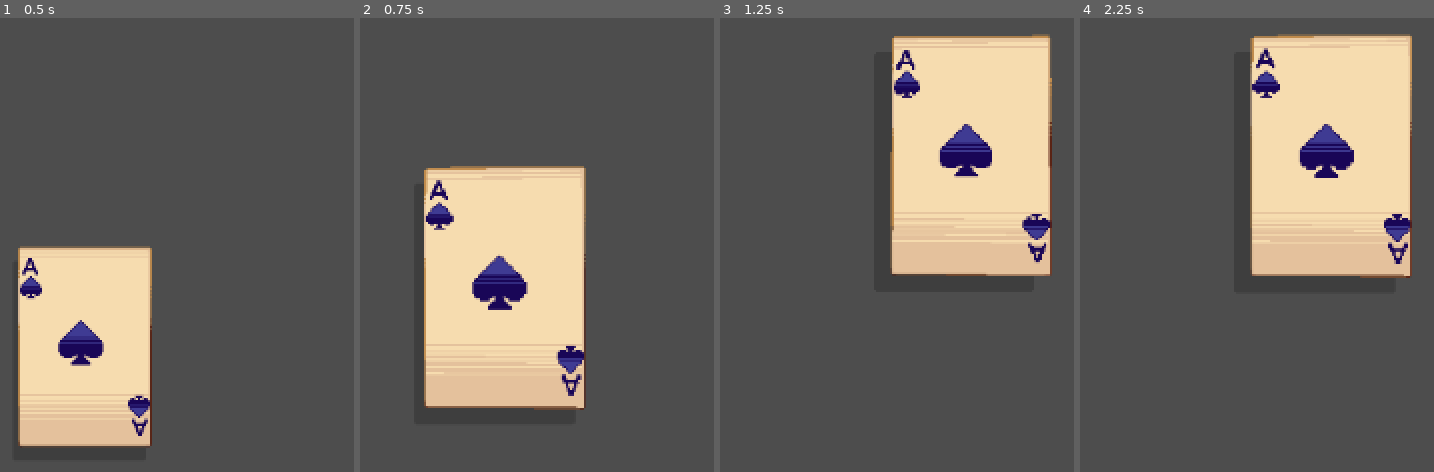
Above: before the commit, frames 1-4 (left to right).
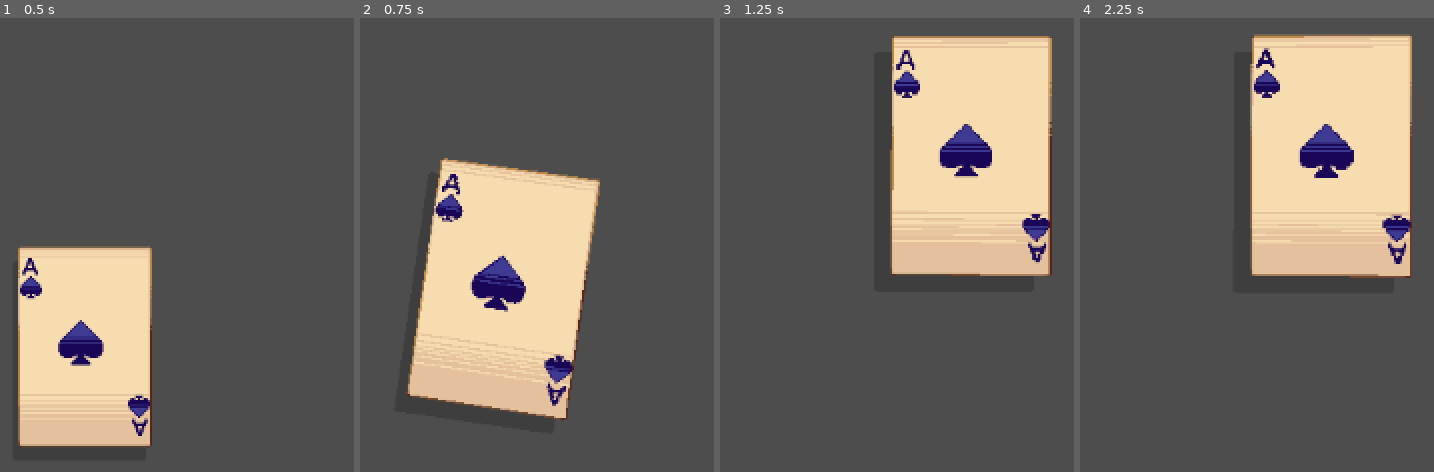
Above: after the commit, the same moments.

Repository: woliveira82/godot-card-game-effects
Game: Godot game, scene res://scenes/table.tscn
The game is run twice, just before and just after one commit, with the same random seed, the same clock (stepped at 60 frames per second) and the same inputs.
Inputs (mouse positions are in pixels of both pictures, inside the frame that each line leads up to):
- Up to frame 1 (0.5 s): no input
- Up to frame 2 (0.75 s): tap Enter at 0.5 s; drag from (444, 344) to (604, 149) at 0.52 s
- Up to frame 3 (1.25 s): no input
- Up to frame 4 (2.25 s): drag from (outside the picture) to (outside the picture) at 1.27 s; tap Space at 2 s; move the mouse to (1324, 149) at 2.02 s; click (1324, 149) at 2.17 s

Frame 1 is identical in both runs. In frame 2, 6.6% of the frame differs, in the area x 12-68%, y 30-89%; in frame 3, 0.6%; in frame 4, 0.4%.

Commit message:
feat: add drag rotation

Diff:
--- a/scenes/card/card.gd
+++ b/scenes/card/card.gd
@@ -1,4 +1,6 @@
 extends Control
+
+const max_rot_angle: float = 15.0
 
 var mouse_hover: bool = false
 var mouse_drag: bool = false
@@ -6,21 +8,31 @@
 var angle_y_max: float = 0.01
 var max_offset_shadow: float = 30.0
 
-var tween_rot: Tween
+var last_pos: Vector2
+var spring: float = 150.0
+var damp: float = 10.0
+var velocity_multiplier: float = 2.0
+var displacement: float = 0.0
+var oscillator_velocity: float = 0.0
+
+var tween_hover: Tween
 var tween_handle: Tween
-var tween_hover: Tween
+var tween_scale: Tween
+var tween_rotation: Tween
 
 @onready var card_texture = $CardTexture
 @onready var shadow = $Shadow
 
 
-func _process(_delta):
-	if mouse_hover: _rotate_card()
-	if mouse_drag: _drag_card()
+func _process(delta: float):
+	_tilt_card()
+	_drag_card(delta)
 	_handle_shadow()
 
 
-func _rotate_card():
+func _tilt_card():
+	if not mouse_hover: return
+
 	var mouse_pos: Vector2 = get_local_mouse_position()
 	var diff: Vector2 = mouse_pos
 
@@ -34,41 +46,57 @@
 	card_texture.material.set_shader_parameter("y_rot", rot_x)
 
 
-func _rotate_card_back():
-	if tween_rot and tween_rot.is_running():
-		tween_rot.kill()
+func _tilt_card_back():
+	if tween_hover and tween_hover.is_running():
+		tween_hover.kill()
 
-	tween_rot = create_tween().set_ease(Tween.EASE_OUT).set_trans(Tween.TRANS_BACK).set_parallel(true)
-	tween_rot.tween_property(card_texture.material, "shader_parameter/x_rot", 0.0, 0.5)
-	tween_rot.tween_property(card_texture.material, "shader_parameter/y_rot", 0.0, 0.5)
+	tween_hover = create_tween().set_ease(Tween.EASE_OUT).set_trans(Tween.TRANS_BACK).set_parallel(true)
+	tween_hover.tween_property(card_texture.material, "shader_parameter/x_rot", 0.0, 0.5)
+	tween_hover.tween_property(card_texture.material, "shader_parameter/y_rot", 0.0, 0.5)
 
 
-func _drag_card():
-	var mouse_pos: Vector2 = get_global_mouse_position()
-	global_position = mouse_pos
+func _drag_card(delta: float):
+	if not mouse_drag: return
+
+	global_position = get_global_mouse_position()
+
+	var velocity = (position - last_pos) / delta
+	last_pos = position
+
+	oscillator_velocity += velocity.normalized().x * velocity_multiplier
+	var force = -spring * displacement - damp * oscillator_velocity
+	oscillator_velocity += force * delta
+	displacement += oscillator_velocity * delta
+	rotation = displacement
 
 
 func _on_gui_input(event: InputEvent):
-	if not event is InputEventMouseButton: return
-	if event.button_index != MOUSE_BUTTON_LEFT: return
-	if event.is_pressed():
-		mouse_drag = true
-	else:
-		mouse_drag = false
+	if event is InputEventMouseButton:
+		if event.button_index != MOUSE_BUTTON_LEFT: return
 
+		if event.is_pressed():
+			mouse_drag = true
+
+		else:
+			mouse_drag = false
+			if tween_handle and tween_handle.is_running():
+				tween_handle.kill()
+
+			tween_handle = create_tween().set_ease(Tween.EASE_IN_OUT).set_trans(Tween.TRANS_CUBIC)
+			tween_handle.tween_property(self, "rotation", 0.0, 0.3)
 
 
 func _scale_up_tween():
-	tween_hover = create_tween().set_ease(Tween.EASE_OUT).set_trans(Tween.TRANS_ELASTIC)
-	tween_hover.tween_property(self, "scale", Vector2(1.2, 1.2), 0.5)
+	tween_scale = create_tween().set_ease(Tween.EASE_OUT).set_trans(Tween.TRANS_ELASTIC)
+	tween_scale.tween_property(self, "scale", Vector2(1.2, 1.2), 0.5)
 
 
 func _scale_down_tween():
-	if tween_hover and tween_hover.is_running():
-		tween_hover.kill()
+	if tween_scale and tween_scale.is_running():
+		tween_scale.kill()
 
-	tween_hover = create_tween().set_ease(Tween.EASE_OUT).set_trans(Tween.TRANS_ELASTIC)
-	tween_hover.tween_property(self, "scale", Vector2.ONE, 0.55)
+	tween_scale = create_tween().set_ease(Tween.EASE_OUT).set_trans(Tween.TRANS_ELASTIC)
+	tween_scale.tween_property(self, "scale", Vector2.ONE, 0.55)
 
 
 func _handle_shadow():
@@ -76,7 +104,6 @@
 	var distance: float = global_position.x - center.x
 	var offset = remap(distance, -center.x, center.x, max_offset_shadow, -max_offset_shadow)
 	shadow.position.x = offset - shadow.size.x / 2
-	var i = 0
 
 
 func _on_mouse_entered():
@@ -87,4 +114,4 @@
 func _on_mouse_exited():
 	mouse_hover = false
 	_scale_down_tween()
-	_rotate_card_back()
+	_tilt_card_back()
